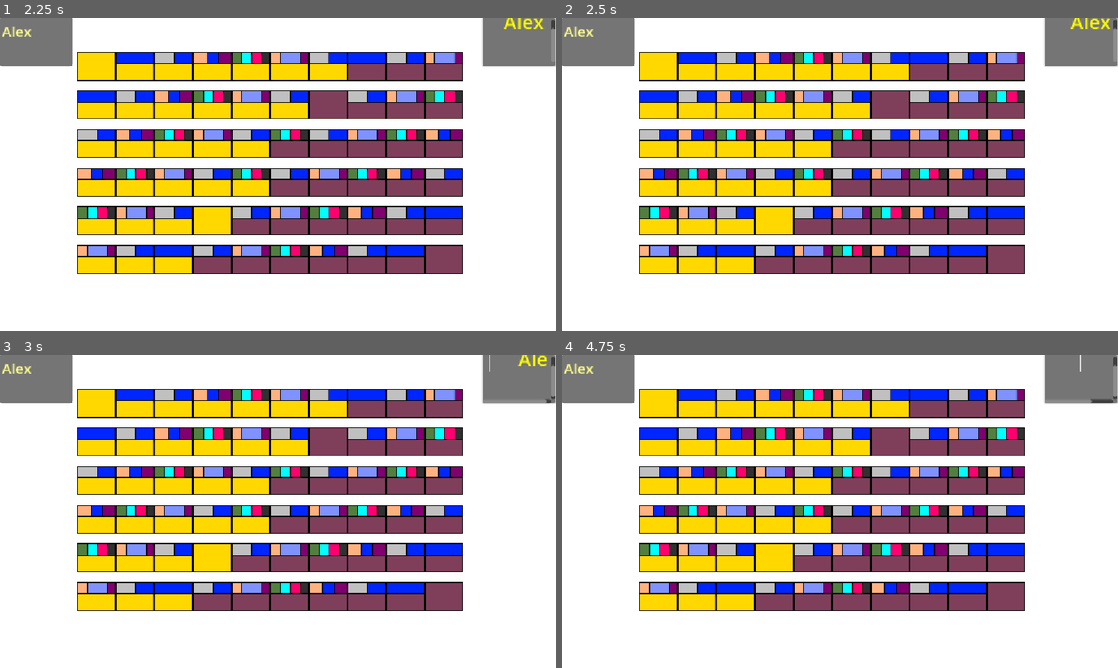
Above: before the commit, frames 1-4 (two rows, left to right).
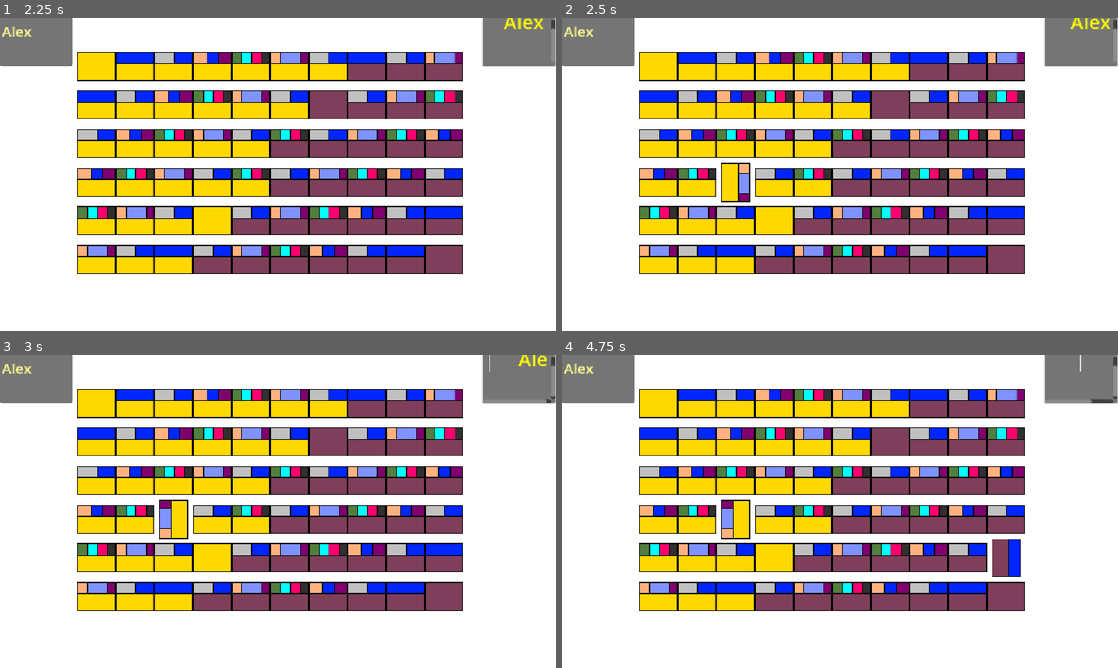
Above: after the commit, the same moments.

Repository: aduImperfect/DosaPointers
Game: Godot game, scene res://TSCN/main.tscn
Same seed, same stepped clock (60 frames per second), same inputs: the game is played once before the commit and once after it.
Inputs (mouse positions are in pixels of both pictures, inside the frame that each line leads up to):
- Up to frame 1 (2.25 s): click (38, 43) at 0.52 s; type "Alex" at 0.6 s; click (517, 43) at 0.75 s; type "Alex" at 0.83 s; tap Enter at 1.25 s; move the mouse to (400, 158) at 1.27 s; hold Up 1.28-2.03 s; tap Space at 1.35, 1.52, 1.82, 2.1 s; click (400, 158) at 1.42 s; move the mouse to (166, 190) at 2.02 s; click (166, 190) at 2.17 s
- Up to frame 2 (2.5 s): tap Space at 2.27 s
- Up to frame 3 (3 s): tap Space at 2.57, 2.85 s; move the mouse to (333, 442) at 2.77 s; hold Up from 2.78 s (still down); click (333, 442) at 2.92 s
- Up to frame 4 (4.75 s): tap Space at 3.5, 3.6, 3.77, 4.07, 4.35, 4.52 s; move the mouse to (812, 574) at 3.52 s; click (812, 574) at 3.67 s; move the mouse to (1006, 558) at 4.27 s; release Up at 4.28 s; click (1006, 558) at 4.42 s

Frame 1 is identical in both runs. In frame 2, 0.7% of the frame differs, in the area x 27-35%, y 46-59%; in frame 3, 0.7%; in frame 4, 1.2%, in the area x 27-84%, y 46-71%.

Commit message:
Rotate selected object on pressing space!

Diff:
--- a/dosa-pointers/TSCN/input_mgr.gd
+++ b/dosa-pointers/TSCN/input_mgr.gd
@@ -1,15 +1,19 @@
 extends Node2D
 
 @export var levelGenNode : Node2D
-@export var playerTurnNo : int = 0
+@export var playerTurnNo : int = -1
+@export var currPlayerPlateNode : Node2D
 
 @export var xOffset : float = 0
 @export var yOffset : float = 0
+@export var NINETYDEGTORAD : float = 0.0
+
 
 # Called when the node enters the scene tree for the first time.
 func _ready() -> void:
 	xOffset = 30.0
 	yOffset = 30.0
+	NINETYDEGTORAD = 90.0 * 0.0174533
 
 # Called every frame. 'delta' is the elapsed time since the previous frame.
 func _process(_delta: float) -> void:
@@ -21,4 +25,17 @@
 			for k in levelGenNode.levelNode.size:
 				if ((get_local_mouse_position().x >= (levelGenNode.levelNode.platesArr[k].position.x - xOffset)) && (get_local_mous …(273 unchanged characters)…
 					print("Selected A Plate: " + str(levelGenNode.levelNode.platesArr[k].plateVal) + " with Team Number: " + str(levelGenNode.levelNode.platesArr[k].teamNo))
-					pass
+					currPlayerPlateNode = levelGenNode.levelNode.platesArr[k]
+					playerTurnNo = levelGenNode.levelNode.platesArr[k].teamNo
+					break
+				else:
+					playerTurnNo = -1
+
+	if playerTurnNo != -1:
+		if _event is InputEventKey and _event.keycode == KEY_SPACE:
+			if _event.is_pressed():
+				currPlayerPlateNode.rotate(NINETYDEGTORAD)
+
+		if _event is InputEventKey and _event.keycode == KEY_UP:
+			if _event.is_pressed():
+				pass
